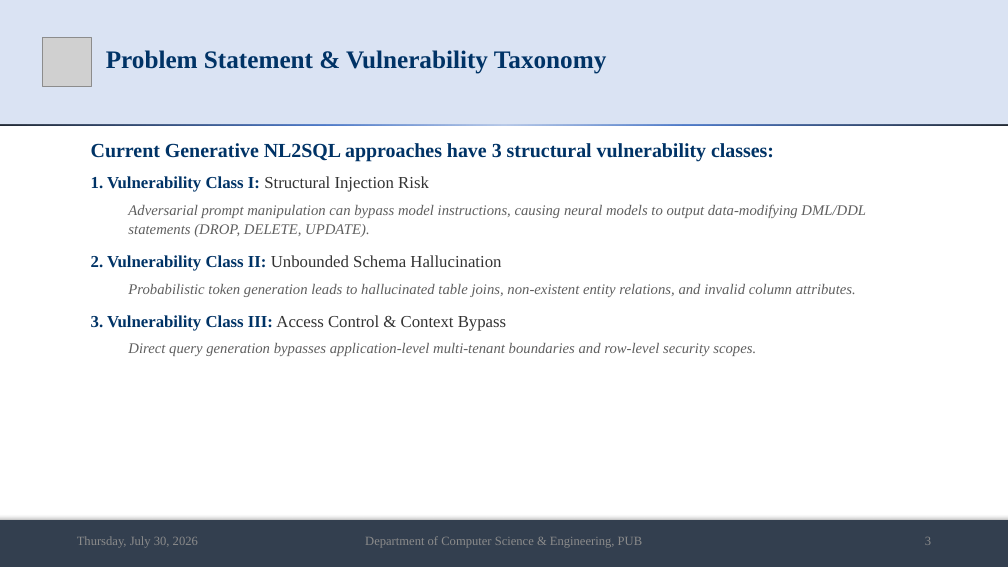
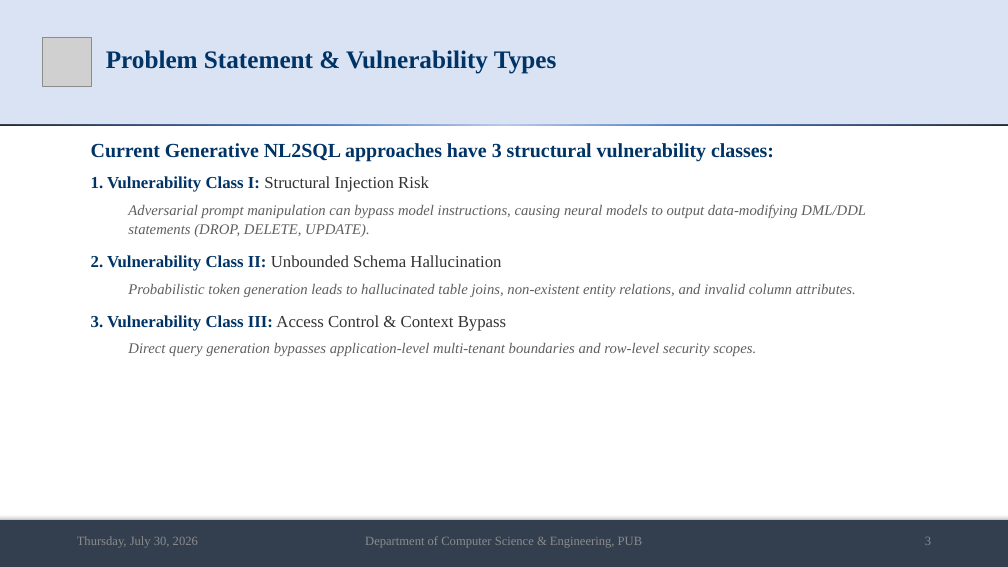
Before and after one commit to md-riaz/AEGIS-Research, a slide deck: slide 3 of docs/scripts/Md_Riaz_Mid_Defense_Final_0322310105101024.pptx. Drawn at 1008x567 pixels with LibreOffice and Linux fonts; fonts in the diff are those of the drawing; grey boxes stand for pictures. Boxes give left, top, right and bottom in pixels: in the first picture for what was removed or moved away, otherwise in the second. Text is boxed around its words. In the diff, an @@ line names an element or a change of style, - is before the commit and + after.

```diff
--- a/docs/scripts/Md_Riaz_Mid_Defense_Final_0322310105101024.pptx
+++ b/docs/scripts/Md_Riaz_Mid_Defense_Final_0322310105101024.pptx
@@ title at (x1=106, y1=50, x2=557, y2=74): text changed @@
-Problem Statement & Vulnerability Taxonomy
+Problem Statement & Vulnerability Types
```
Also in this commit, not shown: 3 other slides changed, 5 other files.
